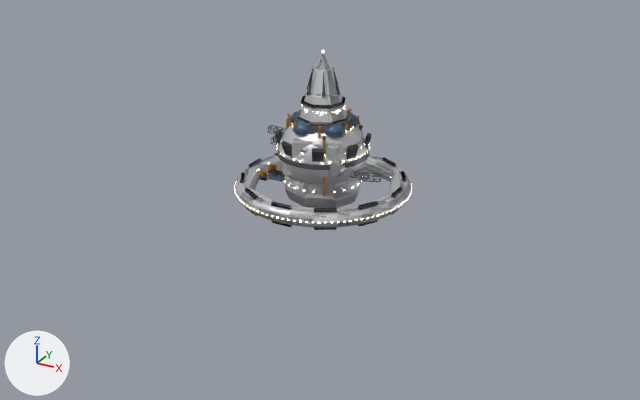
A saved change to the glTF model assets/parts.glb.
Camera for both pictures: a 50 mm lens placed at (343.0, -629.0, 300.0), pointed at (9.0, -21.0, -4.0). Arrows for +X, +Y and +Z are at lower left; the lights stay in place. The picture after the commit comes second. Where no turn or scale is listed for an object, it has been applied to the vertices. Vertices at exactly the same position are counted once.

Script lines for the objects in view, before the commit:
```python
me_p_st_ring_organic_0_hull = bpy.data.meshes.new('P|st_ring|organic|0|hull')
me_p_st_ring_organic_0_hull.from_pydata(...)  # 1744 vertices, 3488 faces; spans x -77.0..77.0, y -77.0..77.0, z -7.0..7.0
me_p_st_ring_organic_0_hull.materials.append(mat_hull)  # light grey #ced0d3
me_p_st_ring_rust_0_dark = bpy.data.meshes.new('P|st_ring|rust|0|dark')
me_p_st_ring_rust_0_dark.from_pydata(...)  # 288 vertices, 528 faces; spans x -71.5..71.5, y -71.5..71.5, z -9.1..9.1
me_p_st_ring_rust_0_dark.materials.append(mat_dark)  # dark grey #61656c
me_p_st_ring_rust_0_hull = bpy.data.meshes.new('P|st_ring|rust|0|hull')
me_p_st_ring_rust_0_hull.from_pydata(...)  # 1756 vertices, 3512 faces; spans x -77.0..77.0, y -77.0..77.0, z -7.0..7.0
me_p_st_ring_rust_0_hull.materials.append(mat_hull)  # light grey #ced0d3
ob_p_st_ring_organic_0_hull = bpy.data.objects.new('P|st_ring|organic|0|hull', me_p_st_ring_organic_0_hull)
ob_p_st_ring_organic_0_hull.location = (0.0, 0.0, 0.0)
ob_p_st_ring_rust_0_dark = bpy.data.objects.new('P|st_ring|rust|0|dark', me_p_st_ring_rust_0_dark)
ob_p_st_ring_rust_0_dark.location = (0.0, 0.0, 0.0)
ob_p_st_ring_rust_0_hull = bpy.data.objects.new('P|st_ring|rust|0|hull', me_p_st_ring_rust_0_hull)
ob_p_st_ring_rust_0_hull.location = (0.0, 0.0, 0.0)
# also in view: 'P|st_core|rust|1|hull' at (4.0, -6.0, 28.0); 'P|st_core|cathedral|1|dark' at (0.0, 0.0, 51.0); 'P|st_core|brick|1|hull' at (0.0, 0.0, 38.0); 'P|st_core|cathedral|0|hull' at (0.0, 0.0, 54.0); 'P|st_core|organic|0|hull' at (0.0, 0.0, 23.0)
```
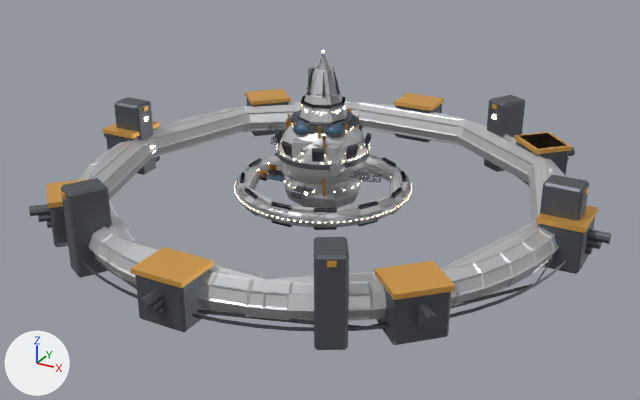
Not visible in the pictures: 'P|turret_head|laser|0|lamp'.

What differs and where, as boxes (x1, y1, x2, y2) in the pictures (640 x 400 px; the box of a moved part takes in the faces that stretch with it):
'P|gate|ancient|0|hull', added
    after: (90, 102, 555, 318)
'P|gate|ancient|0|dark', added
    after: (61, 68, 589, 350)
'P|gate|industrial|0|hull', added
    after: (79, 102, 565, 321)
'P|gate|industrial|0|dark', added
    after: (29, 99, 611, 345)
'P|gate|industrial|0|accent', added
    after: (47, 89, 598, 300)
'P|st_ring|rust|0|hull', reshaped
    before: (235, 155, 411, 227)
    after: (237, 156, 412, 226)
'P|gate|ancient|0|accent', added
    after: (62, 104, 588, 267)
'P|turret_head|kinetic|0|dark', added
    after: (291, 186, 307, 199)
'P|turret_head|laser|0|dark', added (mostly hidden)
    after: (293, 186, 313, 196)
'P|gate|ancient|0|lamp', added
    after: (144, 114, 496, 122)
'P|gate|industrial|0|lamp', added (mostly hidden)
    after: (151, 145, 156, 153)
part 1 of me_p_st_ring_organic_0_hull, moved or reshaped
    before: (245, 157, 400, 228)
    after: (235, 179, 398, 228)
part 2 of me_p_st_ring_rust_0_hull, moved or reshaped
    before: (242, 156, 402, 219)
    after: (242, 167, 398, 224)

Edits to the bpy script that builds the scene:
```text
Change me_p_st_ring_organic_0_hull:
    where me_p_st_ring_organic_0_hull.from_pydata(...)  # 1744 vertices, 3488 faces; spans x -77.0..77.0, y -77.0..77.0, z -7.0..7.0
    me_p_st_ring_organic_0_hull part 1: 85 vertices moved from x -76.0..76.0, y -70.0..76.0, z -6.0..6.0 to x -76.0..75.0, y -73.0..76.0, z -6.0..6.0; 327 vertices removed from x -76.0..76.0, y -72.0..76.0, z -6.0..6.0; 327 vertices added at x -76.0..76.0, y -76.0..76.0, z -6.0..6.0
Change me_p_st_ring_rust_0_hull:
    where me_p_st_ring_rust_0_hull.from_pydata(...)  # 1756 vertices, 3512 faces; spans x -77.0..77.0, y -77.0..77.0, z -7.0..7.0
    me_p_st_ring_rust_0_hull part 2: 174 vertices moved within x -76.0..76.0, y -76.0..75.0, z -6.0..6.0; 449 vertices removed from x -76.0..75.0, y -76.0..76.0, z -6.0..6.0; 449 vertices added at x -76.0..76.0, y -76.0..75.0, z -6.0..6.0
Add ob_p_turret_head_laser_0_lamp:
    ob_p_turret_head_laser_0_lamp = bpy.data.objects.new('P|turret_head|laser|0|lamp', me_p_turret_head_laser_0_lamp)  # a 12-sided cylinder along y spanning x 3.4..6.6, y -39.5..-38.9, z 6.4..9.6; a 12-sided cylinder along y spanning x -6.6..-3.4, y -39.5..-38.9, z 6.4..9.6; in mat_lamp (beige #ffedcb, glowing beige #ffedcb)
    ob_p_turret_head_laser_0_lamp.location = (0.0, 0.0, 0.0)
Add ob_p_turret_head_laser_0_dark:
    ob_p_turret_head_laser_0_dark = bpy.data.objects.new('P|turret_head|laser|0|dark', me_p_turret_head_laser_0_dark)  # 80 vertices, 148 faces; spans x -10.0..10.0, y -39.0..9.0, z 5.4..10.6; in mat_dark (dark grey #61656c)
    ob_p_turret_head_laser_0_dark.location = (0.0, 0.0, 0.0)
Add ob_p_turret_head_kinetic_0_dark:
    ob_p_turret_head_kinetic_0_dark = bpy.data.objects.new('P|turret_head|kinetic|0|dark', me_p_turret_head_kinetic_0_dark)  # 96 vertices, 172 faces; spans x -17.0..5.0, y -46.5..12.0, z 3.0..11.6; in mat_dark (dark grey #61656c)
    ob_p_turret_head_kinetic_0_dark.location = (0.0, 0.0, 0.0)
Add ob_p_gate_industrial_0_lamp:
    ob_p_gate_industrial_0_lamp = bpy.data.objects.new('P|gate|industrial|0|lamp', me_p_gate_industrial_0_lamp)  # 192 vertices, 352 faces; spans x -190.0..190.0, y -190.0..190.0, z -4.0..4.0; in mat_lamp (beige #ffedcb, glowing beige #ffedcb)
    ob_p_gate_industrial_0_lamp.location = (0.0, 0.0, 0.0)
Add ob_p_gate_industrial_0_hull:
    ob_p_gate_industrial_0_hull = bpy.data.objects.new('P|gate|industrial|0|hull', me_p_gate_industrial_0_hull)  # 1328 vertices, 2656 faces; spans x -214.0..214.0, y -214.0..214.0, z -14.0..14.0; in mat_hull (light grey #ced0d3)
    ob_p_gate_industrial_0_hull.location = (0.0, 0.0, 0.0)
Add ob_p_gate_industrial_0_dark:
    ob_p_gate_industrial_0_dark = bpy.data.objects.new('P|gate|industrial|0|dark', me_p_gate_industrial_0_dark)  # 1160 vertices, 2064 faces; spans x -245.0..245.0, y -245.0..245.0, z -20.0..20.0; in mat_dark (dark grey #61656c)
    ob_p_gate_industrial_0_dark.location = (0.0, 0.0, 0.0)
Add ob_p_gate_industrial_0_accent:
    ob_p_gate_industrial_0_accent = bpy.data.objects.new('P|gate|industrial|0|accent', me_p_gate_industrial_0_accent)  # 64 vertices, 96 faces; spans x -230.0..230.0, y -230.0..230.0, z 16.0..20.0; in mat_accent (orange #edb359)
    ob_p_gate_industrial_0_accent.location = (0.0, 0.0, 0.0)
Add ob_p_gate_ancient_0_lamp:
    ob_p_gate_ancient_0_lamp = bpy.data.objects.new('P|gate|ancient|0|lamp', me_p_gate_ancient_0_lamp)  # 120 vertices, 216 faces; spans x -197.0..197.0, y -171.0..171.0, z 28.0..32.0; in mat_lamp (beige #ffedcb, glowing beige #ffedcb)
    ob_p_gate_ancient_0_lamp.location = (0.0, 0.0, 0.0)
Add ob_p_gate_ancient_0_hull:
    ob_p_gate_ancient_0_hull = bpy.data.objects.new('P|gate|ancient|0|hull', me_p_gate_ancient_0_hull)  # 280 vertices, 560 faces; spans x -214.0..214.0, y -204.0..204.0, z -14.0..14.0; in mat_hull (light grey #ced0d3)
    ob_p_gate_ancient_0_hull.location = (0.0, 0.0, 0.0)
Add ob_p_gate_ancient_0_dark:
    ob_p_gate_ancient_0_dark = bpy.data.objects.new('P|gate|ancient|0|dark', me_p_gate_ancient_0_dark)  # 164 vertices, 284 faces; spans x -223.0..223.0, y -220.0..220.0, z -25.0..45.0; in mat_dark (dark grey #61656c)
    ob_p_gate_ancient_0_dark.location = (0.0, 0.0, 0.0)
Add ob_p_gate_ancient_0_accent:
    ob_p_gate_ancient_0_accent = bpy.data.objects.new('P|gate|ancient|0|accent', me_p_gate_ancient_0_accent)  # 48 vertices, 72 faces; spans x -224.0..224.0, y -195.0..195.0, z 38.0..42.0; in mat_accent (orange #edb359)
    ob_p_gate_ancient_0_accent.location = (0.0, 0.0, 0.0)
```
